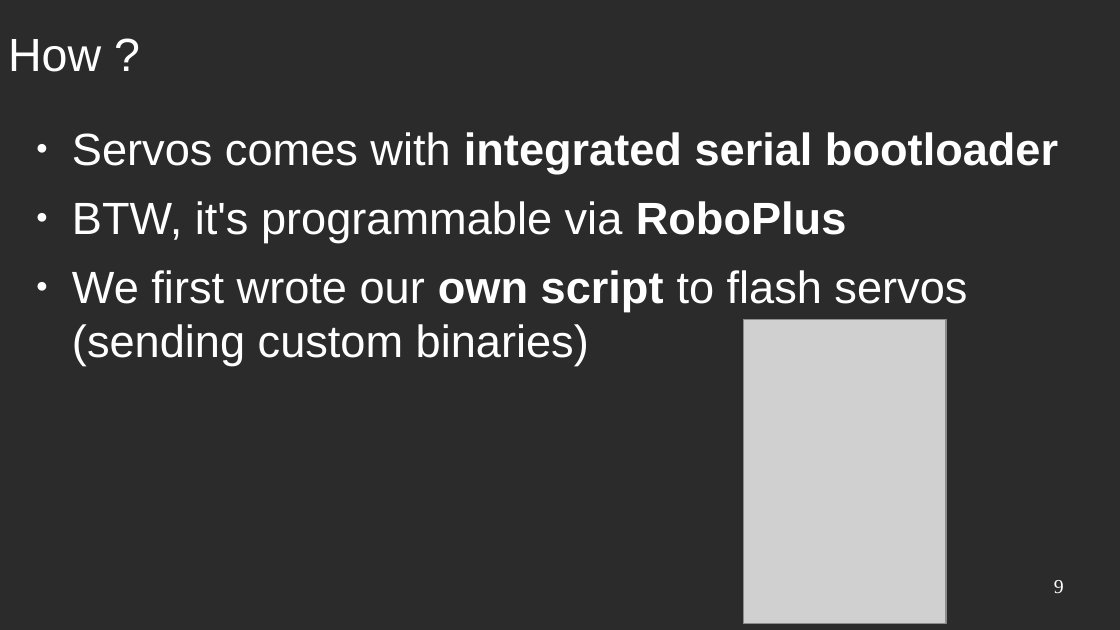
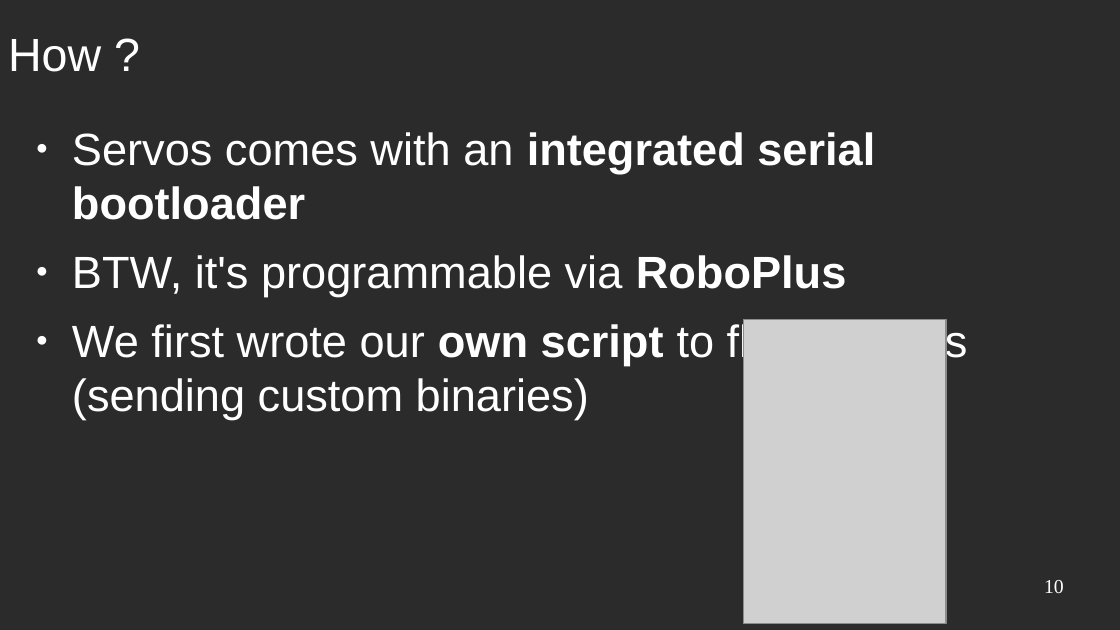
Before and after one commit to RhobanProject/Dynaban, a slide deck: slide 10 of docs/presentation.odp (slide 9 before the commit). Drawn at 1120x630 pixels with LibreOffice and Linux fonts; fonts in the diff are those of the drawing; grey boxes stand for pictures; background and template pictures are left out; a plain dark background stands for a picture behind light text. Boxes give left, top, right and bottom in pixels: in the first picture for what was removed or moved away, otherwise in the second. Text is boxed around its words. In the diff, an @@ line names an element or a change of style, - is before the commit and + after.

```diff
--- a/docs/presentation.odp
+++ b/docs/presentation.odp
@@ text at (x1=72, y1=132, x2=875, y2=220): text changed @@
-● Servos comes with integrated serial bootloader
+● Servos comes with an integrated serial bootloader
@@ page number at (x1=1044, y1=580, x2=1064, y2=593): text changed @@
-9
+10
```
Also in this commit, not shown: 4 other slides changed, 2 slides added, 1 slide removed, 5 other files.
